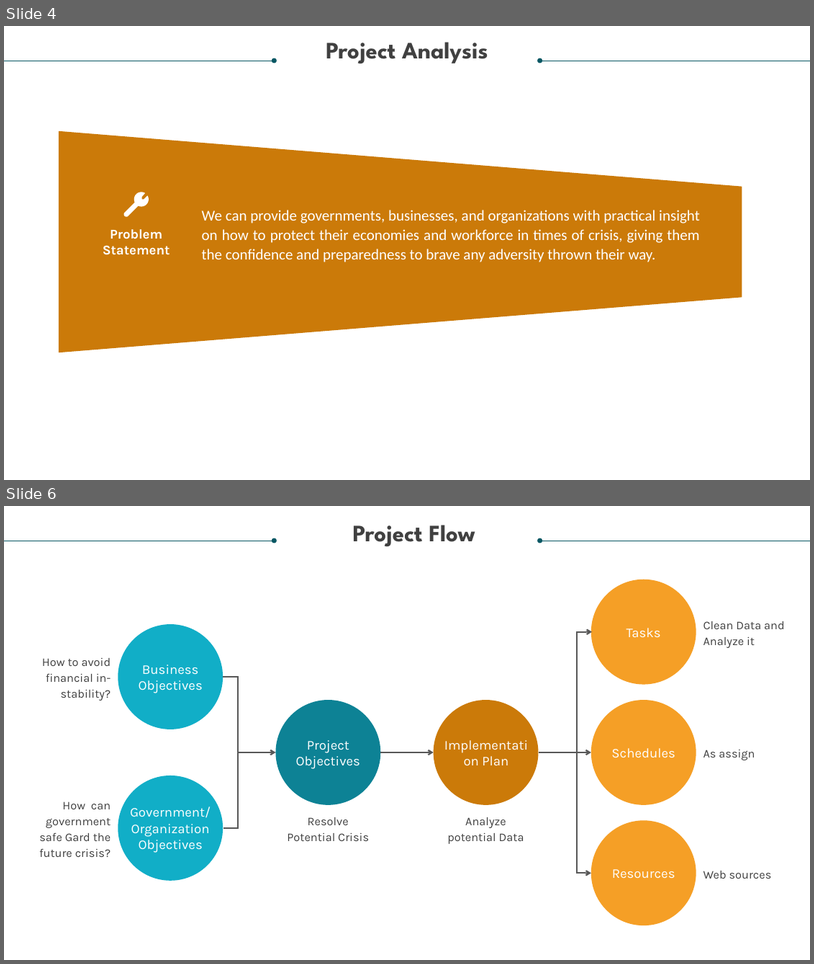
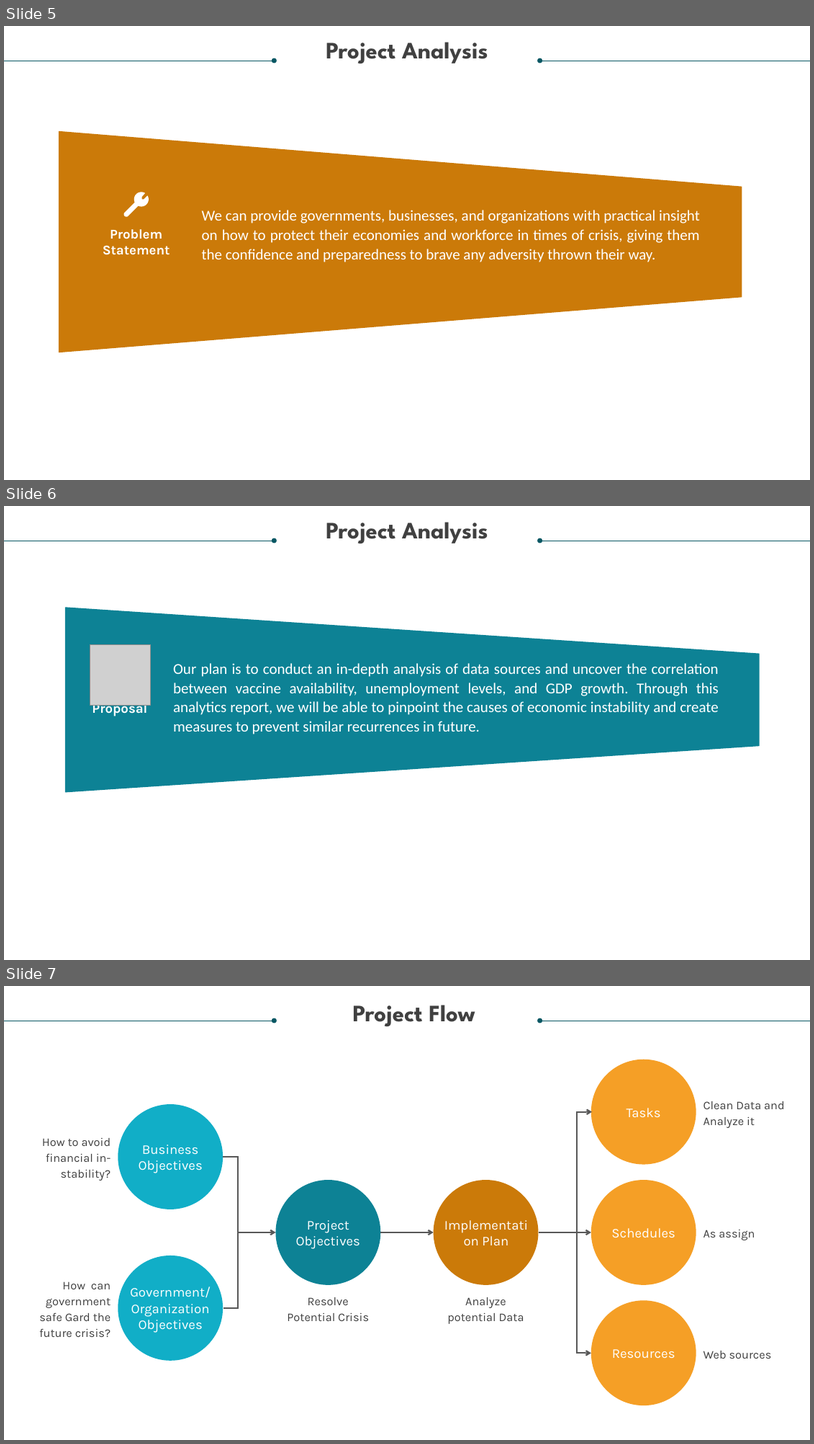
Before and after one commit to Deepsheta/Covid--19-descriptive-Analysis-for-resolving-a-potential-crisis, a slide deck: Covid 19 Resolving a Potential Crisis.pptx. Shown one above the other, each under a label of ours: slides 4 and 6 before the commit, slides 5, 6 and 7 after it; the slides between them are not shown. The pictures are 814x964 and 814x1444 pixels, drawn with LibreOffice and Linux fonts; fonts in the diff are those of the drawing; grey boxes stand for pictures. Boxes give left, top, right and bottom in pixels: in the first picture for what was removed or moved away, otherwise in the second. Text is boxed around its words. In the diff, an @@ line names an element or a change of style, - is before the commit and + after.

```diff
--- a/Covid 19 Resolving a Potential Crisis.pptx
+++ b/Covid 19 Resolving a Potential Crisis.pptx
@@ slide 6 added at (4,506,810,960), background #FFFFFF @@
@@ text added at (326,522,489,543), 28 pt, text #404040, bold @@
+Project Analysis
@@ arrow added from (4, 541) to (275, 541), #085764 0.5 pt @@
@@ arrow added from (810, 541) to (540, 541), #085764 0.5 pt @@
@@ trapezoid added at (65,607,759,792), fill #0D8295 @@
@@ picture added at (90,644,151,705) @@
@@ text added at (173,663,719,734), 18 pt, text #FFFFFF @@
+Our plan is to conduct an in-depth analysis of data sources and uncover the correlation between vaccine availability, unemployment levels, and GDP growth. Through this analytics report, we will be able to pinpoint the causes of economic instability and create measures to prevent similar recurrences in future.
@@ text added at (92,700,147,716), 16 pt, text #FFFFFF, bold @@
+Proposal
@@ what was slide 4 is now slide 5 @@
@@ what was slide 6 is now slide 7 @@
```
Also in this commit, not shown: 2 slides changed, 1 other slide added, 1 slide removed.
